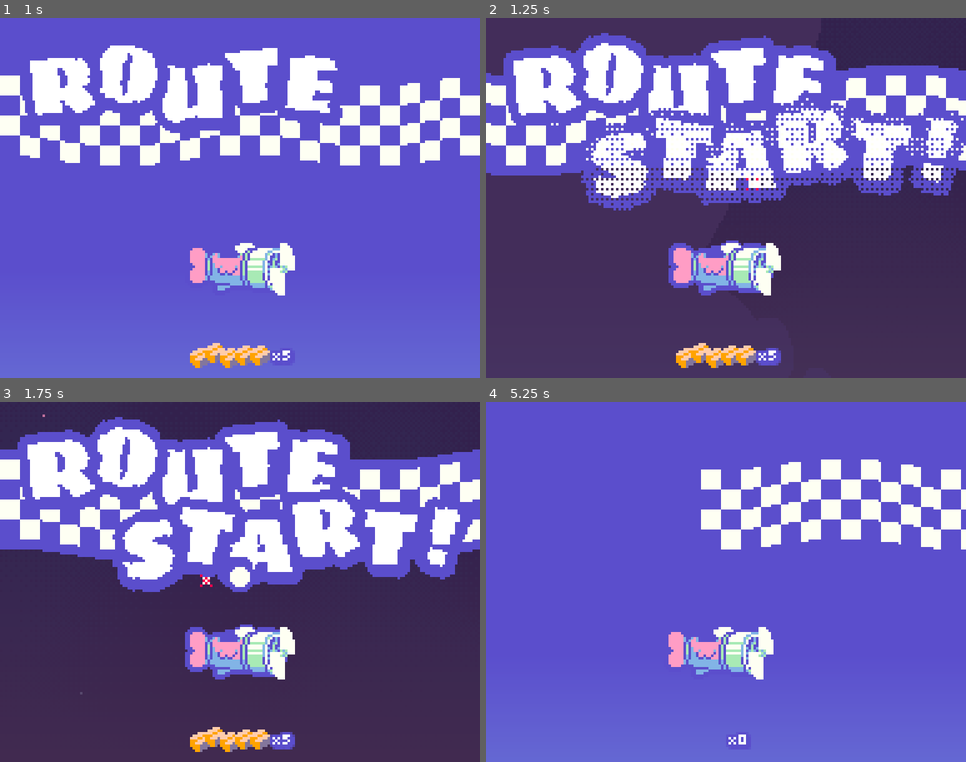
Above: before the commit, frames 1-4 (two rows, left to right).
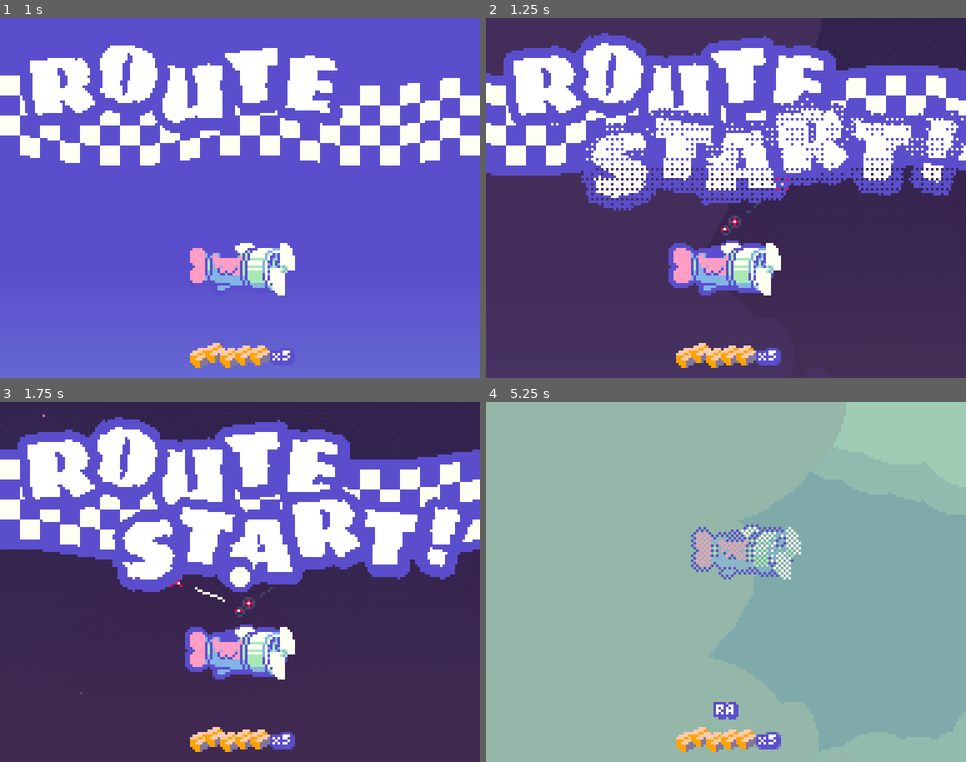
Above: after the commit, the same moments.

Repository: webcatzz/bjay
Game: Godot game, scene res://scenes/ui/title/title.tscn
Two runs of this game, one before a commit and one after it. Both use one fixed random seed, a clock stepped at 60 frames per second and the inputs below.
Inputs (mouse positions are in pixels of both pictures, inside the frame that each line leads up to):
- Up to frame 1 (1 s): click "Start" at 0.5 s
- Up to frame 2 (1.25 s): no input
- Up to frame 3 (1.75 s): tap Enter at 1.25 s; move the mouse to (345, 564) at 1.27 s; hold Right (move_right) from 1.28 s (still down); hold Z (dash) from 1.28 s (still down); click (345, 564) at 1.42 s
- Up to frame 4 (5.25 s): move the mouse to (630, 600) at 2.02 s; release Right (move_right) at 2.03 s; release Z (dash) at 2.03 s; hold Down (move_down) 2.03-2.78 s; tap Z (dash) at 2.1, 3.6, 5.1 s; move the mouse to (774, 502) at 2.77 s; hold Right (move_right) 2.78-3.53 s; hold Z (dash) 2.78-3.53 s; move the mouse to (702, 654) at 3.52 s; hold Up (move_up) 3.53-4.28 s; click (702, 654) at 3.67 s; move the mouse to (870, 636) at 4.27 s; hold Z (dash) 4.28-5.03 s; hold Left (move_left) from 4.28 s (still down); move the mouse to (582, 528) at 5.02 s

Frame 1 is identical in both runs. In frame 2, 0.2% of the frame differs, in the area x 48-64%, y 44-61%; in frame 3, 0.2%; in frame 4, 99%, in the area x 0-100%, y 0-100%.

Commit message:
refactored route end and related code

Diff:
--- a/resources/item.gd
+++ b/resources/item.gd
@@ -1,4 +1,4 @@
 class_name Item
 
 var type: ItemType
-var address: String
+var destination: Place
--- a/resources/place_type/default.tres
+++ b/resources/place_type/default.tres
@@ -4,5 +4,5 @@
 
 [resource]
 script = ExtResource("3_sq1ys")
-name = "default"
+name = ""
 metadata/_custom_type_script = "uid://hetqo4unus61"
--- a/resources/place_type/destination.tres
+++ /dev/null
@@ -1,10 +0,0 @@
-[gd_resource type="Resource" script_class="PlaceType" load_steps=3 format=3 uid="uid://bgpp8383p7c80"]
-
-[ext_resource type="PackedScene" uid="uid://xk5g81xfxyw5" path="res://scenes/route/phases/destination/destination.tscn" id="1_b6u7g"]
-[ext_resource type="Script" uid="uid://hetqo4unus61" path="res://resources/place_type/place_type.gd" id="1_wrg1h"]
-
-[resource]
-script = ExtResource("1_wrg1h")
-name = ""
-scene = ExtResource("1_b6u7g")
-metadata/_custom_type_script = "uid://hetqo4unus61"
--- a/scenes/game.gd
+++ b/scenes/game.gd
@@ -43,6 +43,8 @@
 func _set_place(value: Place) -> void:
 	place = value
 	place_changed.emit()
+	if place == Map.destination:
+		get_tree().change_scene_to_file("res://scenes/ui/route_end/route_end.tscn")
 
 
 # music
@@ -58,12 +60,3 @@
 	if event.is_action_pressed(&"pause"):
 		get_tree().paused = !get_tree().paused
 		$Pause.visible = get_tree().paused
-
-
-# init
-
-func _ready() -> void:
-	for i: int in 5:
-		var item := Item.new()
-		item.type = preload("res://resources/item_type/package.tres")
-		add_item(item)
--- a/scenes/map.gd
+++ b/scenes/map.gd
@@ -10,7 +10,7 @@
 
 var origin := Place.new()
 var destination := Place.new()
-var size: Vector2i
+var size := Vector2i(1, 3)
 
 var _grid: Dictionary[Vector2i, Place]
 var _rng := RandomNumberGenerator.new()
@@ -75,11 +75,3 @@
 			if next_place.coords == end_coords:
 				return true
 	return false
-
-
-# init
-
-func _ready() -> void:
-	destination.type = load("res://resources/place_type/destination.tres")
-	size = Vector2i(0, 3)
-	generate()
--- a/scenes/route/route.gd
+++ b/scenes/route/route.gd
@@ -15,6 +15,13 @@
 
 
 func _ready() -> void:
+	Map.generate()
+	for i: int in 5:
+		var item := Item.new()
+		item.type = preload("res://resources/item_type/package.tres")
+		item.destination = Map.destination
+		Game.add_item(item)
+
 	phase = first_phase.instantiate()
 	await get_tree().create_timer(0.5).timeout
 	add_child(phase)
--- a/scenes/route/phases/destination/destination.gd
+++ b/scenes/ui/route_end/route_end.gd
@@ -1,16 +1,11 @@
-extends Phase
+extends Node
 
 
 func _ready() -> void:
-	route.player.hide()
-	route.player.process_mode = Node.PROCESS_MODE_DISABLED
-
-	var i: int = 0
-	while i < Game.inventory.size():
-		if Game.inventory[i].address == Game.place.type.name:
-			Game.delivered_items.append(Game.inventory.pop_at(i))
-		else:
-			i += 1
+	for item: Item in Game.inventory:
+		if item.destination == Game.place:
+			Game.delivered_items.append(item)
+	Game.inventory.clear()
 
 	var stack: Control = $MailStack
 	var tween := create_tween()
@@ -20,11 +15,7 @@
 		tween.tween_interval(0.1)
 
 
-func end() -> void:
-	Map.generate()
-	get_tree().change_scene_to_file("res://scenes/route/route.tscn")
-
-
 func _unhandled_key_input(event: InputEvent) -> void:
 	if event.is_action(&"ui_accept"):
-		end()
+		Map.generate()
+		get_tree().change_scene_to_file("res://scenes/route/route.tscn")
--- a/scenes/route/phases/destination/destination.tscn
+++ b/scenes/ui/route_end/route_end.tscn
@@ -1,11 +1,10 @@
 [gd_scene load_steps=3 format=3 uid="uid://xk5g81xfxyw5"]
 
-[ext_resource type="Script" uid="uid://bhc13h2evbp83" path="res://scenes/route/phases/destination/destination.gd" id="1_jma8q"]
-[ext_resource type="Script" uid="uid://cyo3asylv35ax" path="res://scenes/route/parts/packages.gd" id="2_kv55n"]
+[ext_resource type="Script" uid="uid://bhc13h2evbp83" path="res://scenes/ui/route_end/route_end.gd" id="1_3728a"]
+[ext_resource type="Script" uid="uid://cyo3asylv35ax" path="res://scenes/route/parts/packages.gd" id="2_vdxtl"]
 
-[node name="Destination" type="Node"]
-script = ExtResource("1_jma8q")
-wipe_color = Color(0, 0, 0, 1)
+[node name="RouteEnd" type="Node"]
+script = ExtResource("1_3728a")
 metadata/_custom_type_script = "uid://cya5l21i60qn2"
 
 [node name="Background" type="ColorRect" parent="."]
Renamed: scenes/route/phases/destination/destination.gd.uid -> scenes/ui/route_end/route_end.gd.uid
Not shown: 1 places in scenes/ui/route_end/route_end.tscn that only renumber resources
